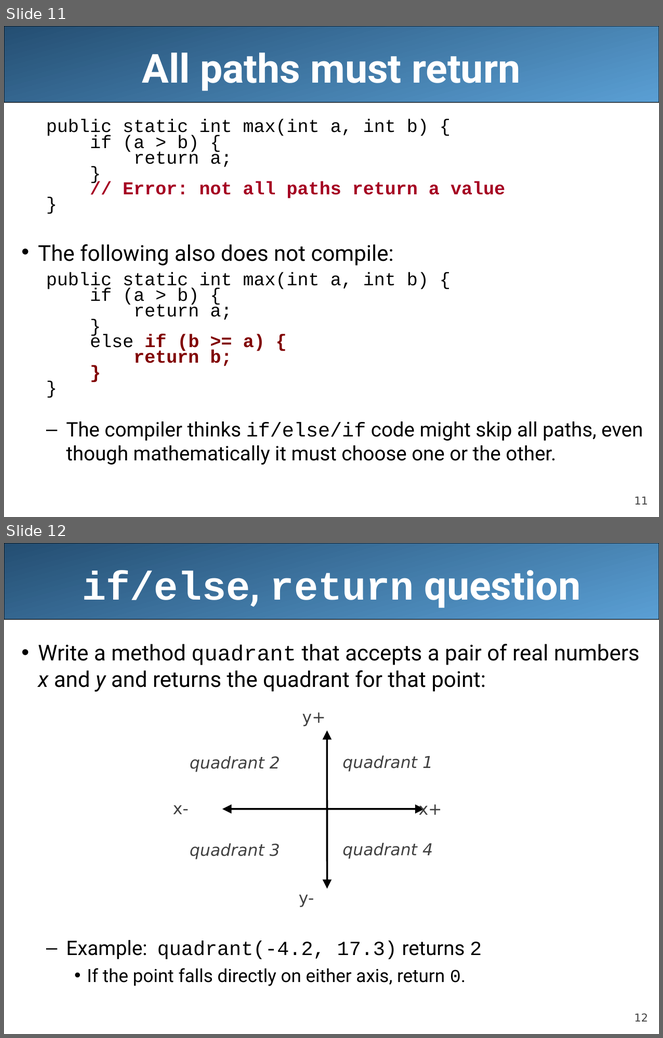
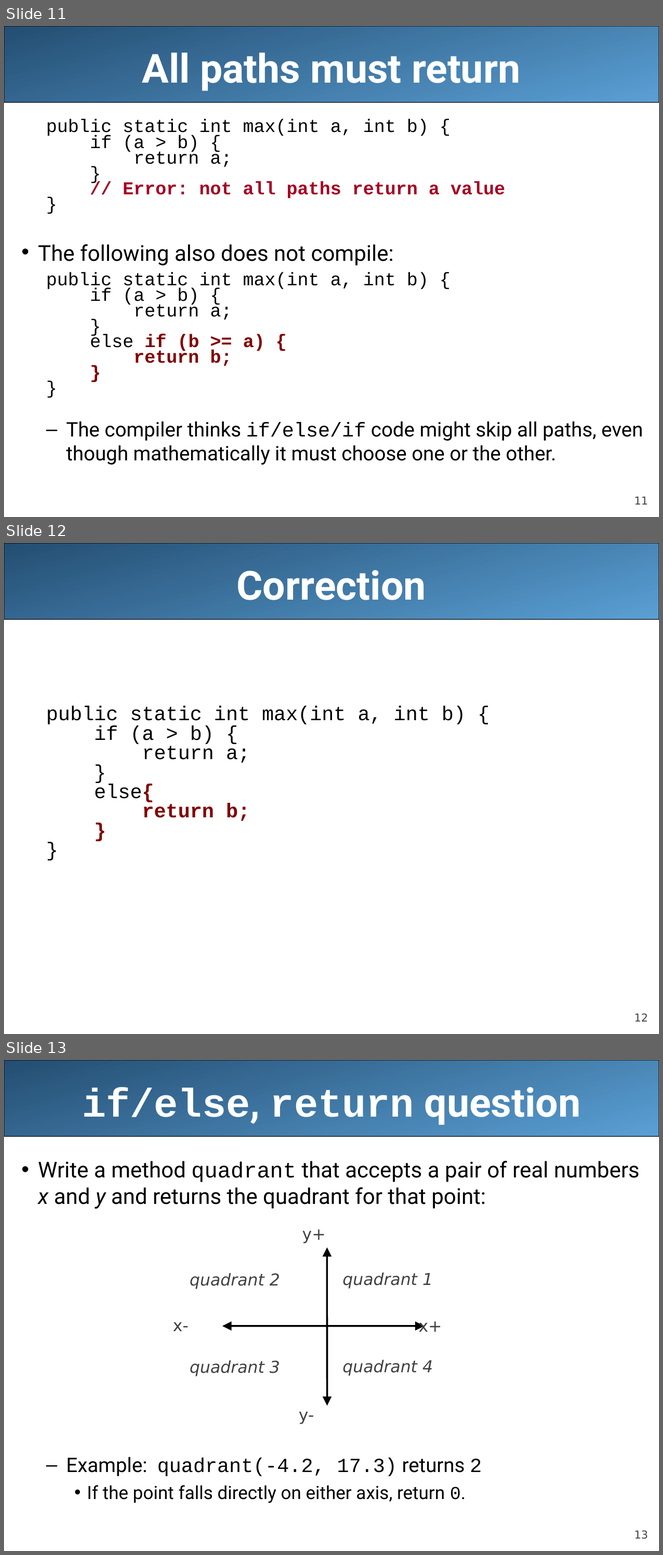
Before and after one commit to LongBaoNguyen/longbaonguyen.github.io, a slide deck: courses/apcsa/lecture9.ppt. Shown one above the other, each under a label of ours: slides 11 and 12 before the commit, slides 11, 12 and 13 after it. The pictures are 663x1038 and 663x1555 pixels, drawn with LibreOffice and Linux fonts; fonts in the diff are those of the drawing. Boxes give left, top, right and bottom in pixels: in the first picture for what was removed or moved away, otherwise in the second. Text is boxed around its words. In the diff, an @@ line names an element or a change of style, - is before the commit and + after.

```diff
--- a/courses/apcsa/lecture9.ppt
+++ b/courses/apcsa/lecture9.ppt
@@ slide 12 added at box(4, 543, 659, 1034), background #FFFFFF; not listed: 2 template elements that a slide beside it also shows @@
@@ title added at box(237, 570, 426, 600), 44 pt, text #FFFFFF, bold @@
+Correction
@@ text added at box(46, 706, 466, 821), 22 pt, text #000000 @@
+  public static int max(int a, int b) {
+  if (a > b) {
+  return a;
+  }
+  else{
+  return b;
+  }
+  }
@@ what was slide 12 is now slide 13 @@
@@ page number at box(634, 1531, 648, 1539): text changed @@
-12
+13
```
Also in this commit, not shown: 1 slide changed, 1 other file.
